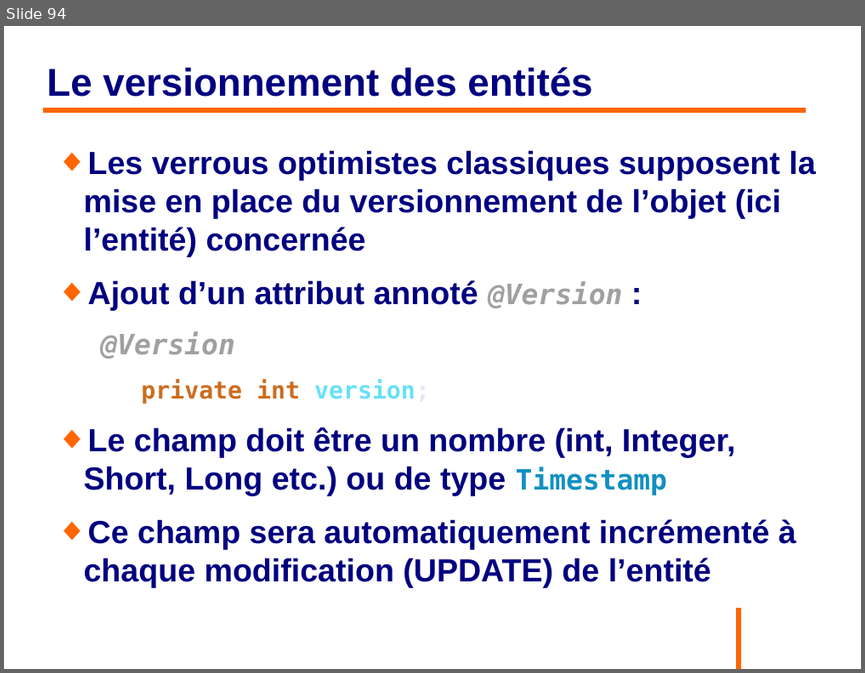
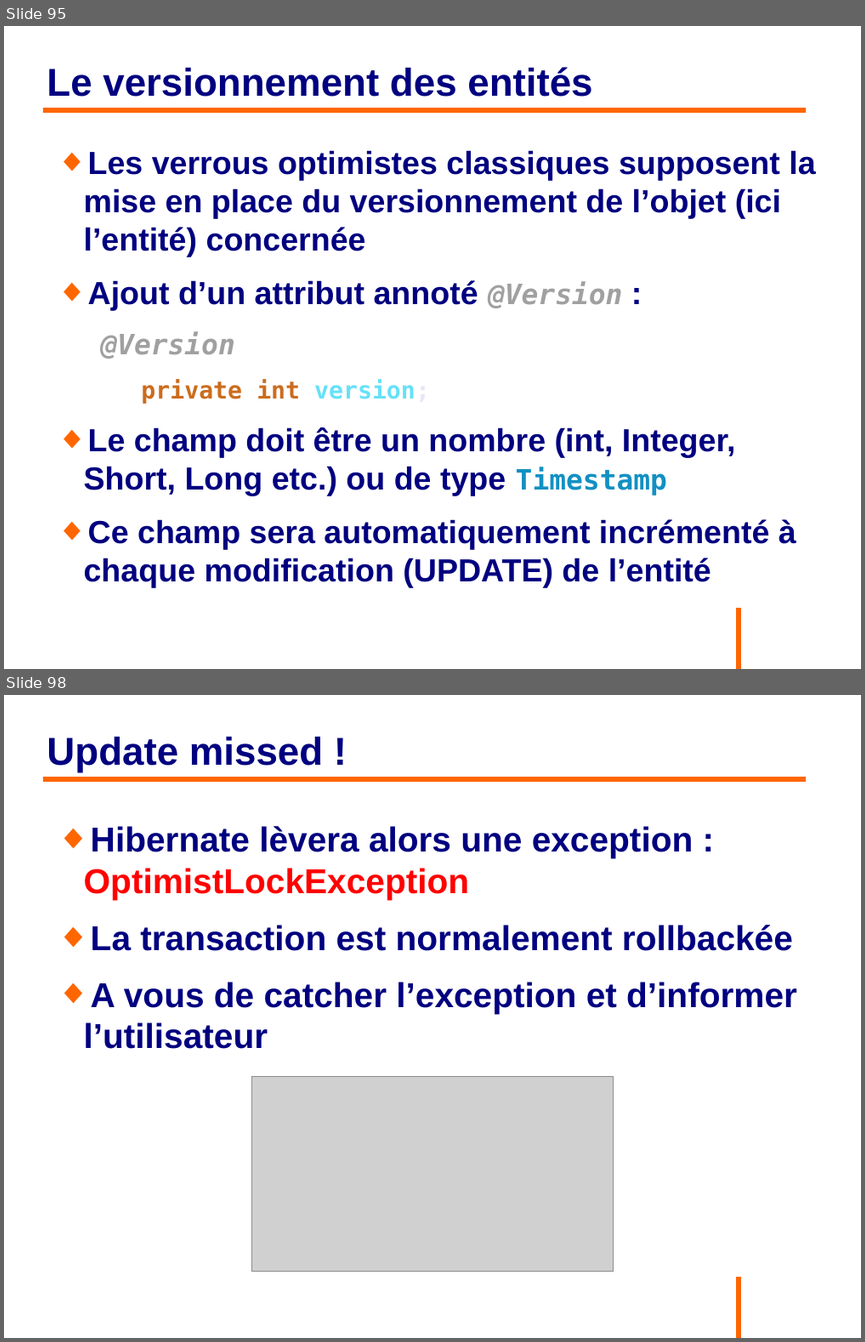
Before and after one commit to philphils/formation-hibernate-avancee, a slide deck: Documentation/diapo_formation_hibernate_avancee.odp. Shown one above the other, each under a label of ours: slide 94 before the commit, slides 95 and 98 after it; the slides between them are not shown. The pictures are 865x673 and 865x1342 pixels, drawn with LibreOffice and Linux fonts; fonts in the diff are those of the drawing; grey boxes stand for pictures; background and template pictures are left out. Boxes give left, top, right and bottom in pixels: in the first picture for what was removed or moved away, otherwise in the second. Text is boxed around its words. In the diff, an @@ line names an element or a change of style, - is before the commit and + after.

Commit message:
Relecture diapo partie Optimistic locking

```diff
--- a/Documentation/diapo_formation_hibernate_avancee.odp
+++ b/Documentation/diapo_formation_hibernate_avancee.odp
@@ slide 98 added at [4,695,861,1338], background #FFFFFF; not listed: 1 template element that a slide beside it also shows @@
@@ title added at [46,737,323,773], 36 pt, text #000080, bold @@
+Update missed !
@@ line added from (43, 779) to (806, 779), #FF6600 4.54 pt @@
@@ text added at [84,826,797,1049], 32 pt, text #000080, bold @@
+◆ Hibernate lèvera alors une exception : OptimistLockException
+◆ La transaction est normalement rollbackée
+◆ A vous de catcher l’exception et d’informer l’utilisateur
@@ picture added at [252,1076,613,1271] @@
@@ what was slide 94 is now slide 95 @@
```
Also in this commit, not shown: 8 slides changed, 2 other slides added, 1 slide removed.
